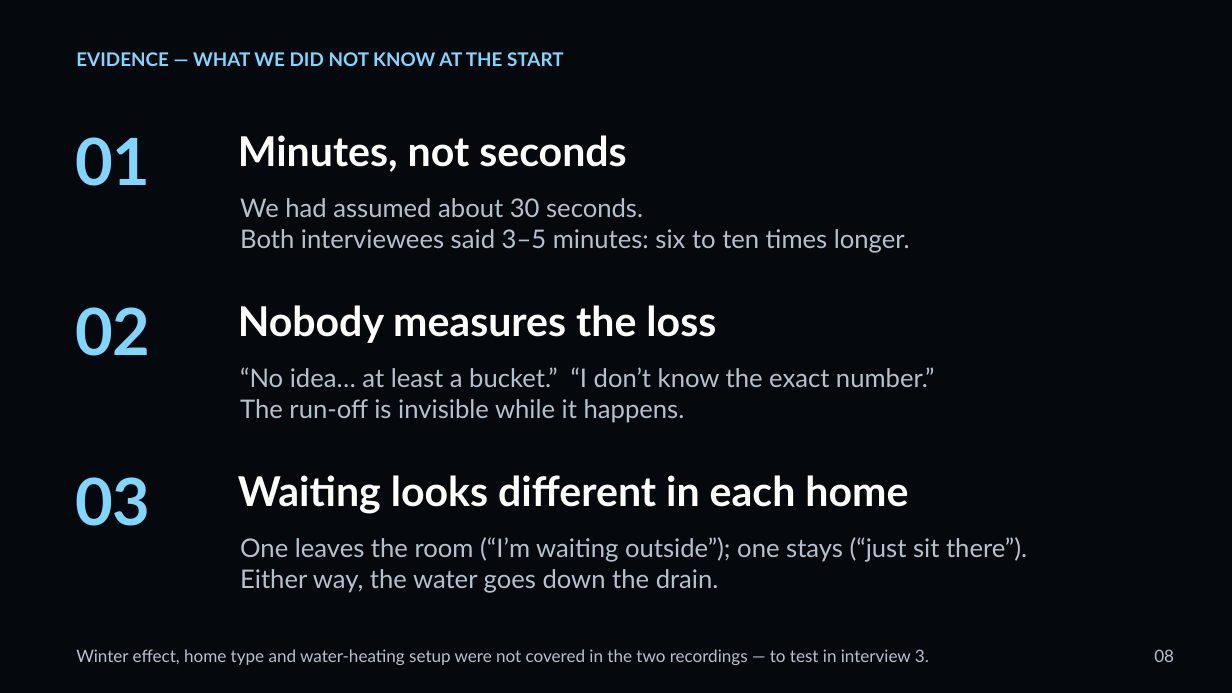
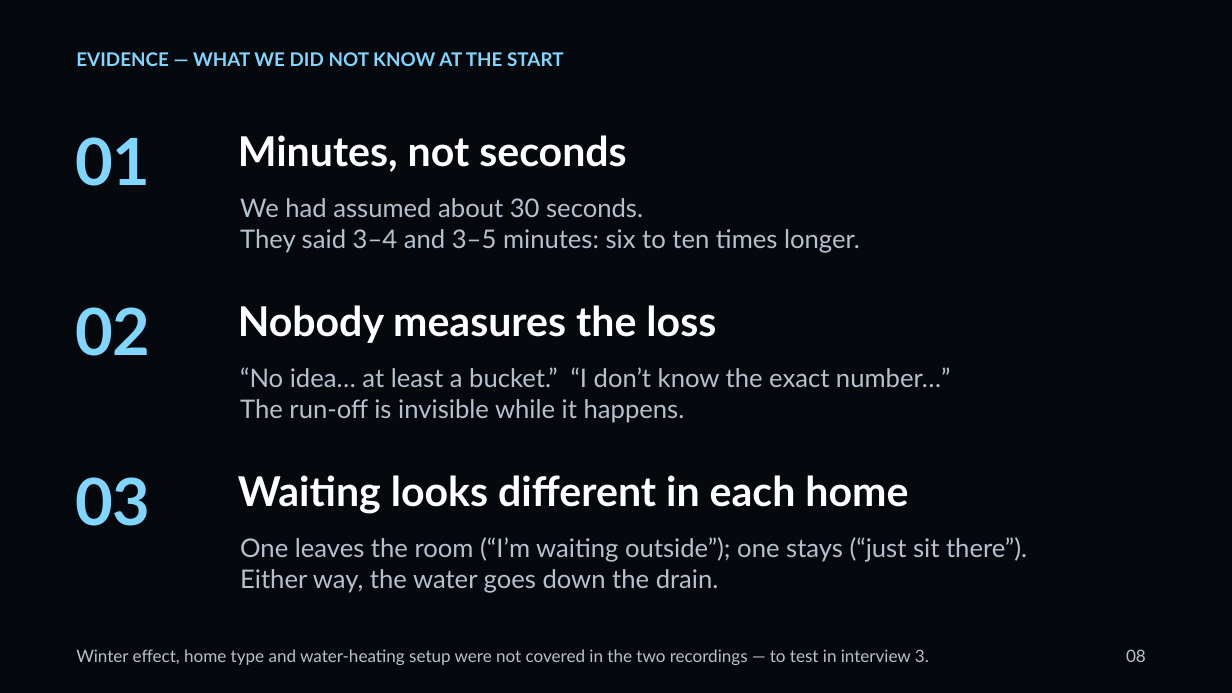
Before and after one commit to nour256/sdsds, a slide deck: slide 8 of IEN_301_Project_1_v2.pptx. Drawn at 1232x693 pixels with LibreOffice and Linux fonts; fonts in the diff are those of the drawing. Boxes give left, top, right and bottom in pixels: in the first picture for what was removed or moved away, otherwise in the second. Text is boxed around its words. In the diff, an @@ line names an element or a change of style, - is before the commit and + after.

```diff
--- a/IEN_301_Project_1_v2.pptx
+++ b/IEN_301_Project_1_v2.pptx
@@ text at (240,229,860,253): text changed @@
-Both interviewees said 3–5 minutes: six to ten times longer.
+They said 3–4 and 3–5 minutes: six to ten times longer.
@@ text at (240,367,950,387): text changed @@
-“No idea… at least a bucket.” “I don’t know the exact number.”
+“No idea… at least a bucket.” “I don’t know the exact number…”
@@ text "08" at (1126,649,1146,662): alignment right to left @@
```
Also in this commit, not shown: 15 other slides changed, 5 other files.
